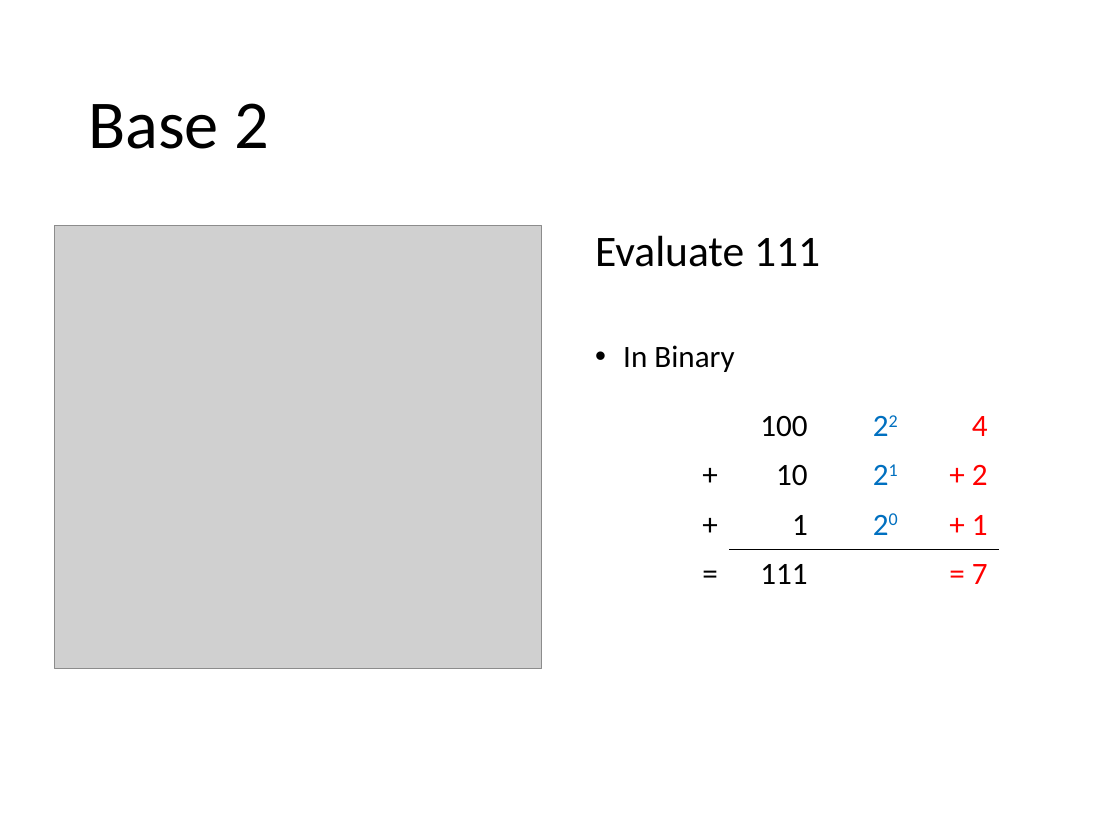
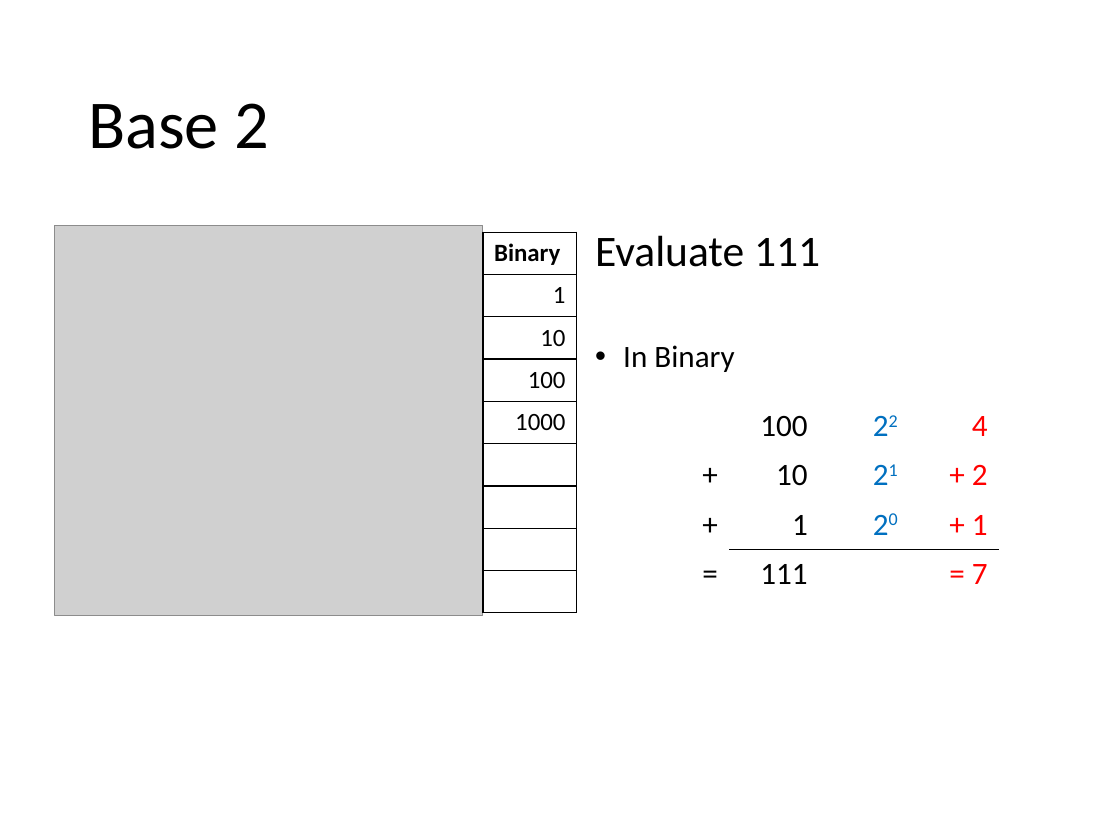
Before and after one commit to Greg5519/ICS2O0, a slide deck: slide 6 of Topic A Understanding Computers/A.5 Lesson - Binary Numbers.pptx. Drawn at 1120x840 pixels with LibreOffice and Linux fonts; fonts in the diff are those of the drawing; grey boxes stand for pictures. Boxes give left, top, right and bottom in pixels: in the first picture for what was removed or moved away, otherwise in the second. Text is boxed around its words. In the diff, an @@ line names an element or a change of style, - is before the commit and + after.

```diff
--- a/Topic A Understanding Computers/A.5 Lesson - Binary Numbers.pptx
+++ b/Topic A Understanding Computers/A.5 Lesson - Binary Numbers.pptx
@@ picture: place and size @@
-picture at <box>55,225,542,669</box>
+picture at <box>55,225,483,615</box>
@@ table added at <box>483,232,577,612</box>, 9 rows, 1 columns @@
+Binary
+1
+10
+100
+1000
+
+
+
+
```
Also in this commit, not shown: 2 other slides changed, 1 other file.
